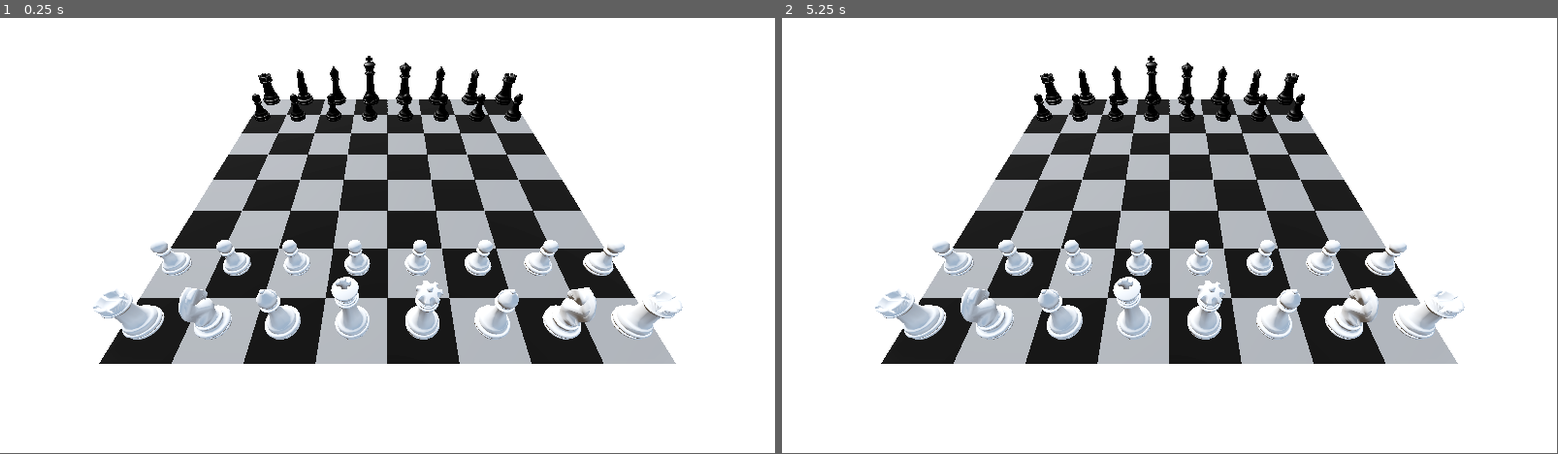
Above: before the commit, frames 1-2 (left to right).
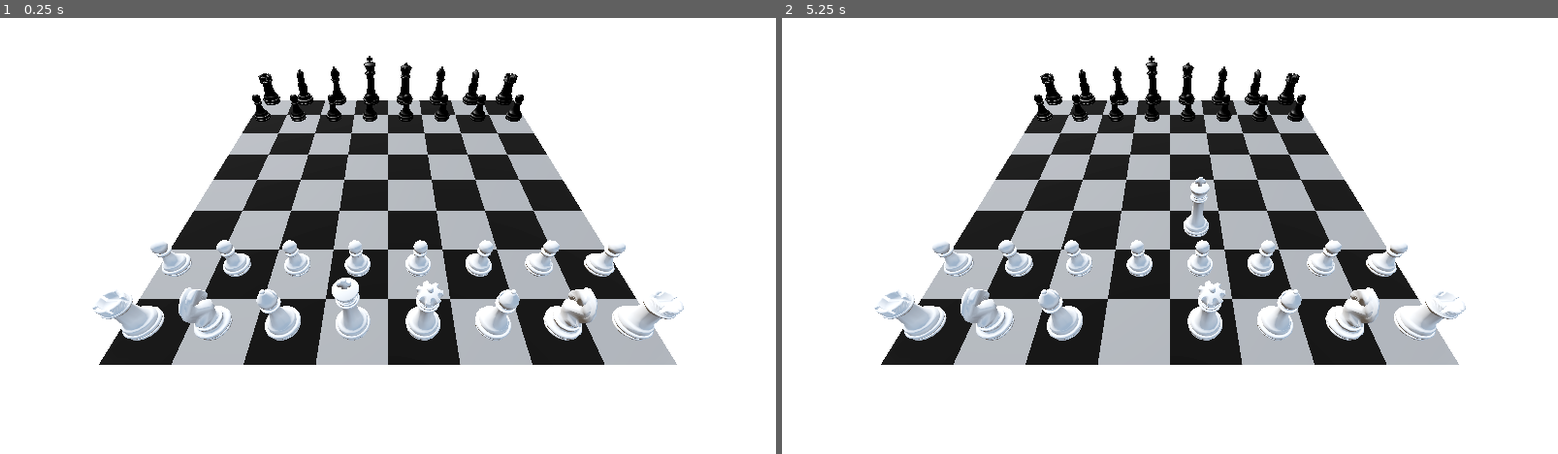
Above: after the commit, the same moments.

Repository: FlankerDa/davidshi.github.io
Game: Godot game, scene res://ChesBoard3D.tscn
Same seed, same stepped clock (60 frames per second), same inputs: the game is played once before the commit and once after it.
Inputs (mouse positions are in pixels of both pictures, inside the frame that each line leads up to):
- Up to frame 1 (0.25 s): no input
- Up to frame 2 (5.25 s): tap Enter (ui_accept) at 0.5, 0.6, 0.77, 1.07, 1.25, 1.52, 1.55, 1.82, 2, 2.3, 2.75, 2.85, 3.02, 3.32, 3.5, 3.77, 3.8, 4.07, 4.25, 4.52, 4.55, 4.82, 5.1 s; move the mouse to (1340, 214) at 0.52 s; hold Right (ui_right) 0.53-1.28 s; click (1340, 214) at 0.67 s; move the mouse to (1014, 257) at 1.27 s; hold Down (ui_down) 1.28-2.03 s; right-click (1014, 257) at 1.35 s; move the mouse to (1247, 140) at 2.02 s; press the mouse at (1247, 140) at 2.03 s; hold Right (ui_right) 2.03-2.78 s; move the mouse to (1131, 323) at 2.77 s; release the mouse at (1131, 323) at 2.78 s; hold Up (ui_up) 2.78-3.53 s; click (1131, 323) at 2.92 s; move the mouse to (1402, 301) at 3.52 s; hold Right mouse button (alt_fire) 3.53-4.28 s; hold Left (ui_left) 3.53-5.03 s; move the mouse to (937, 170) at 4.27 s; click (937, 170) at 4.35 s; move the mouse to (1208, 236) at 5.02 s; hold Down (ui_down) from 5.03 s (still down); click (1208, 236) at 5.17 s
In our replay, the window is 799x449 before the commit and 800x450 after it. These sizes can differ from the game's own. Grey fills any space a smaller window leaves; there, only what the larger window draws over its background counts as a difference.

The runs differ from the first frame. In frame 1, 2.2% of the frame differs, in the area x 11-89%, y 8-80%; in frame 2, 2.7%.

Commit message:
Working on FPS Scene now
makeing player rig, fixed the bug i had, realisitc turn system made

Diff:
--- a/Capstone/capstone-project/capstone/Board_Manager.gd
+++ b/Capstone/capstone-project/capstone/Board_Manager.gd
@@ -22,11 +22,13 @@
 
 var selected_tile: Vector2i = Vector2i(-1, -1)
 var selected_pos: Vector2i = Vector2i(-1, -1)
-var current_turn: String = "white" # "white" or "black"
+var current_turn: String = "white"
+
 
 
 func _ready():
 	_assign_grid_positions()
+	_connect_tiles()
 
 	if Game_State.board_state.is_empty():
 		_spawn_starting_position()
@@ -46,6 +48,14 @@
 		var data = state[pos]
 		_spawn_piece(data["color"], data["kind"], pos)
 
+func _connect_tiles() -> void:
+	var count := 0
+	for tile in get_tree().get_nodes_in_group("tiles"):
+		if tile.has_signal("tile_clicked"):
+			if not tile.tile_clicked.is_connected(_on_tile_clicked):
+				tile.tile_clicked.connect(_on_tile_clicked)
+				count += 1
+	print("connected tiles:", count)
 
 func _assign_grid_positions():
 	var tiles := get_tree().get_nodes_in_group("tiles")
@@ -162,33 +172,37 @@
 
 
 func _try_move(from: Vector2i, to: Vector2i) -> void:
+	print("TRY MOVE:", from, "->", to)
+
 	if !pieces.has(from):
+		print("ERROR: from tile has no piece.")
 		selected_pos = Vector2i(-1, -1)
 		return
 
 	var mover: Piece = pieces[from]
 
 	if pieces.has(to) and pieces[to].color == mover.color:
-		print("Blocked: own piece on", to)
+		print("BLOCKED: own piece on", to)
 		return
 
 	_highlight_selected(from, false)
 
-	if pieces.has(to):
-		var defender: Piece = pieces[to]
-		print("CAPTURE attempt", mover.kind, mover.color, "->", defender.kind, defender.color, "at", to)
+	if pieces.has(to) and pieces[to].color != mover.color:
 		_start_fps_duel(from, to)
+		selected_pos = Vector2i(-1, -1)
 		return
 
 	pieces.erase(from)
 	pieces[to] = mover
+
 	mover.grid_pos = to
 	mover.global_position = _get_tile_world_pos(to) + Vector3(0, 1.0, 0)
 
 	selected_pos = Vector2i(-1, -1)
+
 	current_turn = "black" if current_turn == "white" else "white"
-	print("Turn:", current_turn)
-
+	Game_State.save_board_state(_export_board_state())
+	print("TURN ->", current_turn)
 
 func _highlight_selected(pos: Vector2i, on: bool) -> void:
 	for t in get_tree().get_nodes_in_group("tiles"):
@@ -199,11 +213,14 @@
 				t.scale = Vector3(1.0, 1.0, 1.0)
 			return
 
+
 func _start_fps_duel(from: Vector2i, to: Vector2i) -> void:
+	if not pieces.has(from) or not pieces.has(to):
+		print("FPS Duel aborted: missing piece at from/to.")
+		return
+
 	var attacker: Piece = pieces[from]
 	var defender: Piece = pieces[to]
-
-	set_process_input(false)
 
 	Game_State.start_capture({
 		"from": from,
@@ -211,16 +228,18 @@
 		"attacker_color": attacker.color,
 		"attacker_kind": attacker.kind,
 		"defender_color": defender.color,
-		"defender_kind": defender.kind,
+		"defender_kind": defender.kind
 	})
 
-	Game_State.save_board_state(_export_board_state())
-	get_tree().change_scene_to_file(Game_State.fps_scene_path)
+	var err := get_tree().change_scene_to_file(Game_State.fps_scene_path)
+	if err != OK:
+		print("Failed to change to FPS scene. Error code:", err, " path:", Game_State.fps_scene_path)
+
 
 func _export_board_state() -> Dictionary:
 	var state := {}
 	for pos in pieces.keys():
-		var p = pieces[pos]
+		var p: Piece = pieces[pos]
 		if is_instance_valid(p):
 			state[pos] = {"color": p.color, "kind": p.kind}
 	return state
@@ -231,28 +250,43 @@
 	if not Game_State.has_pending_capture():
 		return
 
-	var result = Game_State.consume_pending_capture()
-	var data = result["pending_capture"]
-	var winner = result["duel_winner"]
-
+	var data := Game_State.pending_capture
 	var from: Vector2i = data["from"]
 	var to: Vector2i = data["to"]
 
-	if winner == "attacker":
-		if pieces.has(to) and is_instance_valid(pieces[to]):
-			pieces[to].queue_free()
-			pieces.erase(to)
-
-		if pieces.has(from):
-			var mover: Piece = pieces[from]
-			pieces.erase(from)
-			pieces[to] = mover
-			mover.grid_pos = to
-			mover.global_position = _get_tile_world_pos(to) + Vector3(0, 1.0, 0)
-
-	elif winner == "defender":
-		if pieces.has(from) and is_instance_valid(pieces[from]):
-			pieces[from].queue_free()
-			pieces.erase(from)
-
-	Game_State.save_board_state(_export_board_state())
+	var winner: String = Game_State.capture_winner
+	var attacker_color: String = data["attacker_color"]
+	var defender_color: String = data["defender_color"]
+
+	# Safety
+	if not pieces.has(from):
+		Game_State.clear_capture()
+		return
+
+	var attacker: Piece = pieces[from]
+	var defender: Piece = pieces.get(to, null)
+
+	if winner != attacker_color:
+		if is_instance_valid(attacker):
+			attacker.queue_free()
+		pieces.erase(from)
+
+		current_turn = defender_color
+		print("Turn:", current_turn)
+
+		Game_State.clear_capture()
+		return
+
+	if defender != null and is_instance_valid(defender):
+		defender.queue_free()
+	pieces.erase(to)
+
+	pieces.erase(from)
+	pieces[to] = attacker
+	attacker.grid_pos = to
+	attacker.global_position = _get_tile_world_pos(to) + Vector3(0, 1.0, 0)
+
+	current_turn = defender_color
+	print("Turn:", current_turn)
+
+	Game_State.clear_capture()
--- /dev/null
+++ b/Capstone/capstone-project/capstone/FPSPlayer.gd
@@ -0,0 +1,28 @@
+extends CharacterBody3D
+
+
+const SPEED = 5.0
+const JUMP_VELOCITY = 4.5
+
+
+func _physics_process(delta: float) -> void:
+	# Add the gravity.
+	if not is_on_floor():
+		velocity += get_gravity() * delta
+
+	# Handle jump.
+	if Input.is_action_just_pressed("ui_accept") and is_on_floor():
+		velocity.y = JUMP_VELOCITY
+
+	# Get the input direction and handle the movement/deceleration.
+	# As good practice, you should replace UI actions with custom gameplay actions.
+	var input_dir := Input.get_vector("ui_left", "ui_right", "ui_up", "ui_down")
+	var direction := (transform.basis * Vector3(input_dir.x, 0, input_dir.y)).normalized()
+	if direction:
+		velocity.x = direction.x * SPEED
+		velocity.z = direction.z * SPEED
+	else:
+		velocity.x = move_toward(velocity.x, 0, SPEED)
+		velocity.z = move_toward(velocity.z, 0, SPEED)
+
+	move_and_slide()
--- /dev/null
+++ b/Capstone/capstone-project/capstone/FPSPlayer.tscn
@@ -0,0 +1,3 @@
+[gd_scene format=3 uid="uid://djqcp8mg7ajxd"]
+
+[node name="FpsPlayer" type="CharacterBody3D"]
--- a/Capstone/capstone-project/capstone/GameState.gd
+++ b/Capstone/capstone-project/capstone/GameState.gd
@@ -1,33 +1,32 @@
 extends Node
 class_name GameState
 
-var board_scene_path: String = "res://ChessBoard3D.tscn"
-var fps_scene_path: String = "res://FPSDuel.tscn"
+var board_scene_path := "res://ChesBoard3D.tscn"
+var fps_scene_path := "res://FPSDuel.tscn"
 
 var board_state: Dictionary = {}
+var current_turn: String = "white"
 
+# capture flow
+var pending_capture: Dictionary = {}
+var capture_winner: String = ""
 
-var pending_capture: Dictionary = {}
-var duel_winner: String = ""
+func save_board_state(state: Dictionary) -> void:
+	board_state = state.duplicate(true)
 
-func save_board_state(new_state: Dictionary) -> void:
-	board_state = new_state.duplicate(true)
+func get_board_state() -> Dictionary:
+	return board_state
 
 func start_capture(data: Dictionary) -> void:
 	pending_capture = data.duplicate(true)
-	duel_winner = ""
+	capture_winner = ""
+
+func has_pending_capture() -> bool:
+	return not pending_capture.is_empty()
 
 func set_capture_winner(winner: String) -> void:
-	duel_winner = winner
+	capture_winner = winner
 
-func has_pending_capture() -> bool:
-	return not pending_capture.is_empty() and duel_winner != ""
-
-func consume_pending_capture() -> Dictionary:
-	var out := {
-		"pending_capture": pending_capture.duplicate(true),
-		"duel_winner": duel_winner
-	}
+func clear_capture() -> void:
 	pending_capture.clear()
-	duel_winner = ""
-	return out
+	capture_winner = ""
--- a/Capstone/capstone-project/capstone/project.godot
+++ b/Capstone/capstone-project/capstone/project.godot
@@ -19,6 +19,11 @@
 
 Game_State="*res://GameState.gd"
 
+[display]
+
+window/size/viewport_width=1280
+window/size/viewport_height=720
+
 [input]
 
 fire={
@@ -31,3 +36,33 @@
 "events": [Object(InputEventMouseButton,"resource_local_to_scene":false,"resource_name":"","device":-1,"window_id":0,"a …(253 unchanged characters)…
 ]
 }
+move_forward={
+"deadzone": 0.2,
+"events": [Object(InputEventKey,"resource_local_to_scene":false,"resource_name":"","device":0,"window_id":0,"alt_pressed":false,"shift_pressed":false,"ctrl_pressed":false,"meta_pressed":false,"pressed":false,"keycode":0,"physical_keycode":87,"key_label":0,"unicode":0,"location":0,"echo":false,"script":null)
+]
+}
+move_back={
+"deadzone": 0.2,
+"events": [Object(InputEventKey,"resource_local_to_scene":false,"resource_name":"","device":-1,"window_id":0,"alt_pressed":false,"shift_pressed":false,"ctrl_pressed":false,"meta_pressed":false,"pressed":false,"keycode":0,"physical_keycode":83,"key_label":0,"unicode":115,"location":0,"echo":false,"script":null)
+]
+}
+move_left={
+"deadzone": 0.2,
+"events": [Object(InputEventKey,"resource_local_to_scene":false,"resource_name":"","device":-1,"window_id":0,"alt_pressed":false,"shift_pressed":false,"ctrl_pressed":false,"meta_pressed":false,"pressed":false,"keycode":0,"physical_keycode":65,"key_label":0,"unicode":97,"location":0,"echo":false,"script":null)
+]
+}
+move_right={
+"deadzone": 0.2,
+"events": [Object(InputEventKey,"resource_local_to_scene":false,"resource_name":"","device":-1,"window_id":0,"alt_pressed":false,"shift_pressed":false,"ctrl_pressed":false,"meta_pressed":false,"pressed":false,"keycode":0,"physical_keycode":68,"key_label":0,"unicode":100,"location":0,"echo":false,"script":null)
+]
+}
+jump={
+"deadzone": 0.2,
+"events": [Object(InputEventKey,"resource_local_to_scene":false,"resource_name":"","device":-1,"window_id":0,"alt_pressed":false,"shift_pressed":false,"ctrl_pressed":false,"meta_pressed":false,"pressed":false,"keycode":0,"physical_keycode":32,"key_label":0,"unicode":32,"location":0,"echo":false,"script":null)
+]
+}
+ui_hide={
+"deadzone": 0.2,
+"events": [Object(InputEventKey,"resource_local_to_scene":false,"resource_name":"","device":-1,"window_id":0,"alt_pressed":false,"shift_pressed":false,"ctrl_pressed":false,"meta_pressed":false,"pressed":false,"keycode":0,"physical_keycode":4194305,"key_label":0,"unicode":0,"location":0,"echo":false,"script":null)
+]
+}
Not shown, added: Capstone/capstone-project/capstone/FPSPlayer.gd.uid
